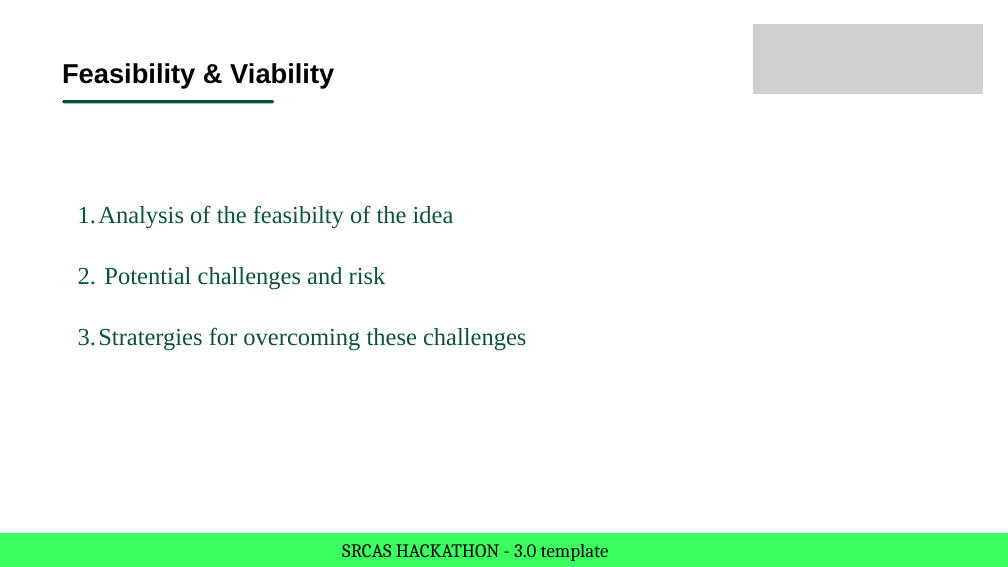
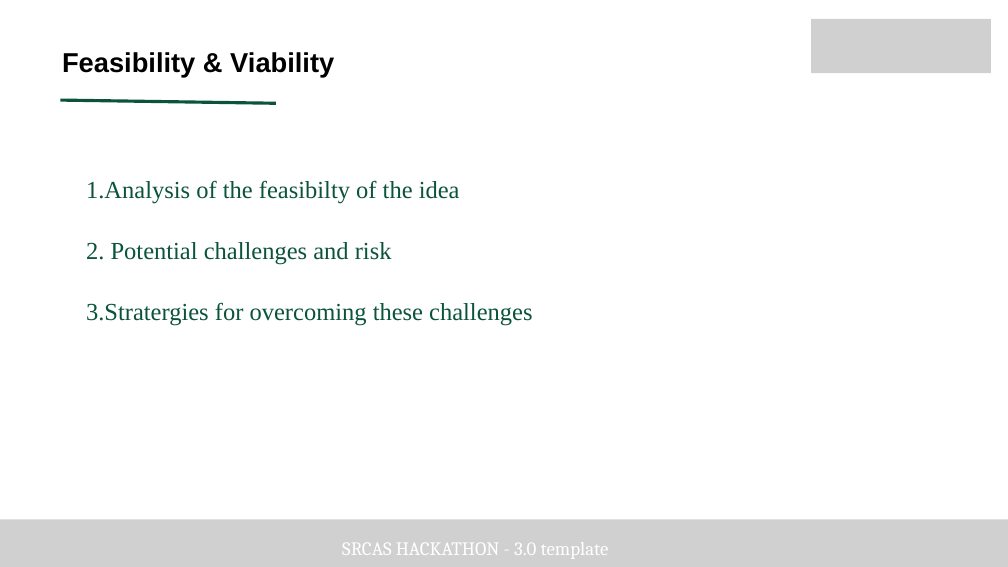
Before and after one commit to udhayasankar-UD/srcas-X-microsoft, a slide deck: slide 4 of src/assets/PPT/SRCAS HACKATHON 3.0.pptx. Drawn at 1008x567 pixels with LibreOffice and Linux fonts; fonts in the diff are those of the drawing; grey boxes stand for pictures. Boxes give left, top, right and bottom in pixels: in the first picture for what was removed or moved away, otherwise in the second. Text is boxed around its words. In the diff, an @@ line names an element or a change of style, - is before the commit and + after.

```diff
--- a/src/assets/PPT/SRCAS HACKATHON 3.0.pptx
+++ b/src/assets/PPT/SRCAS HACKATHON 3.0.pptx
@@ picture removed at bbox=[753, 24, 983, 94] @@
@@ picture added at bbox=[811, 19, 991, 73] @@
@@ text "Feasibility & Viability": place and size @@
-text "Feasibility & Viability" at bbox=[62, 63, 334, 88]
+text "Feasibility & Viability" at bbox=[62, 52, 334, 77]
@@ picture added at bbox=[62, 100, 274, 103] @@
@@ line removed from (64, 102) to (273, 102) @@
@@ text "Analysis of the feasibilty of ...": place and size @@
-text "Analysis of the feasibilty of ..." at bbox=[98, 205, 526, 351]
+text "Analysis of the feasibilty of ..." at bbox=[86, 180, 532, 326]
@@ text "Analysis of the feasibilty of ..." at bbox=[86, 180, 532, 326]: list level 2 to 3 in "Analysis of the feasibilty of ..."; list level 2 to 3 in "Potential challenges and risk"; list level 2 to 3 in "Stratergies for overcoming these challenges" @@
@@ freeform shape removed at bbox=[0, 533, 1008, 567] @@
@@ picture added at bbox=[0, 520, 1008, 567] @@
@@ text "SRCAS HACKATHON - 3.0 template" at bbox=[342, 542, 609, 559]: text colour #000000 to #FFFFFF @@
```
Also in this commit, not shown: 5 other slides changed, 5 other files.
